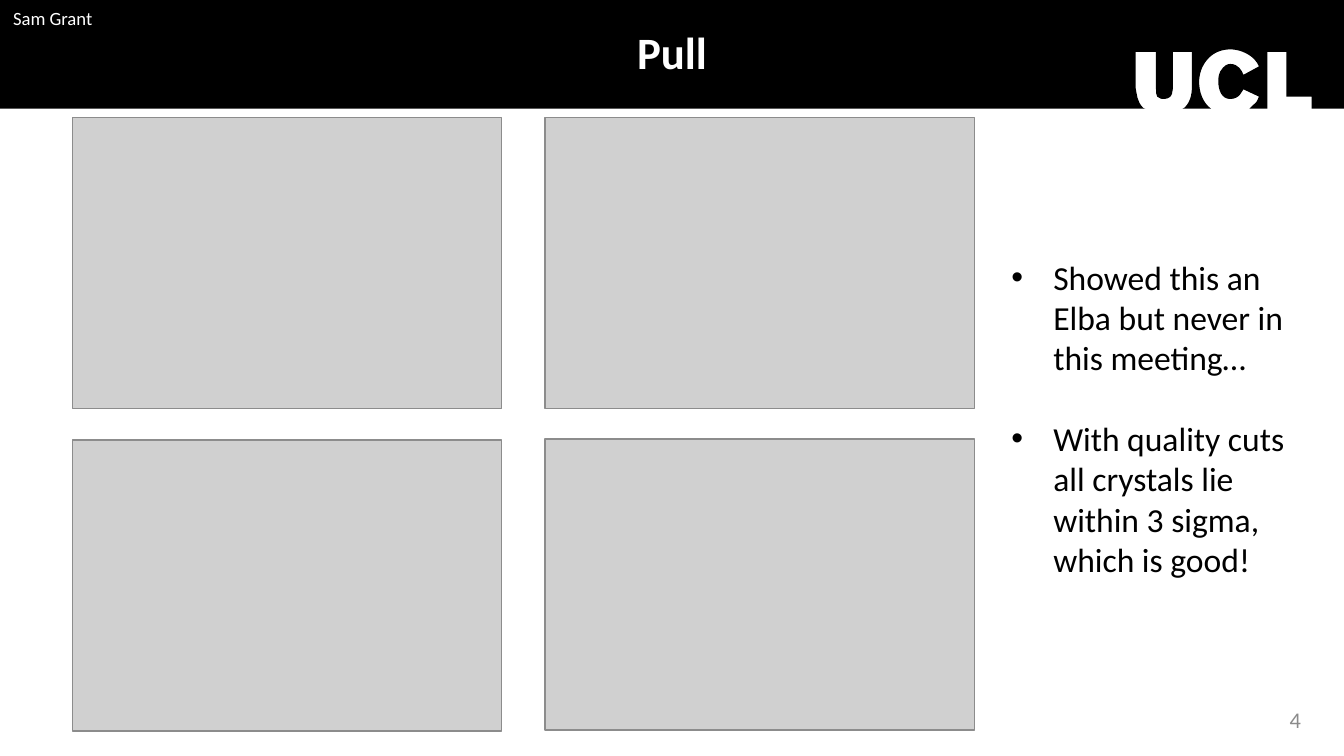
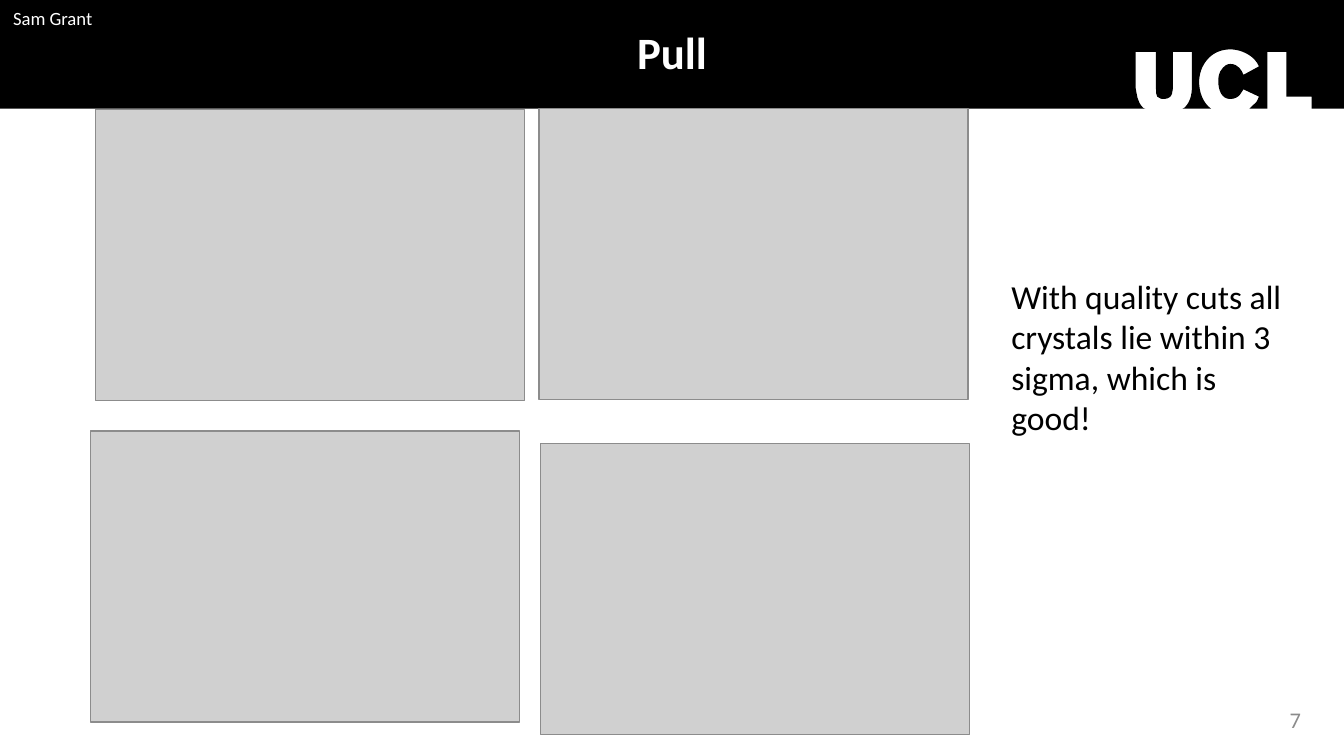
Before and after one commit to sam-grant/EpRatio, a slide deck: slide 8 of fluctuation.pptx (slide 5 before the commit). Drawn at 1344x756 pixels with LibreOffice and Linux fonts; fonts in the diff are those of the drawing; grey boxes stand for pictures; background and template pictures are left out. Boxes give left, top, right and bottom in pixels: in the first picture for what was removed or moved away, otherwise in the second. Text is boxed around its words. In the diff, an @@ line names an element or a change of style, - is before the commit and + after.

```diff
--- a/fluctuation.pptx
+++ b/fluctuation.pptx
@@ picture: place and size @@
-picture at (73, 118, 501, 410)
+picture at (95, 110, 524, 402)
@@ picture: place and size @@
-picture at (546, 118, 974, 410)
+picture at (539, 109, 968, 401)
@@ text "With quality cuts all crystals ...": place and size @@
-text "With quality cuts all crystals ..." at (1053, 266, 1284, 578)
+text "With quality cuts all crystals ..." at (1011, 285, 1281, 436)
@@ text "With quality cuts all crystals ..." at (1011, 285, 1281, 436): bullet • to none @@
@@ text at (1053, 266, 1283, 376): paragraph removed @@
-• Showed this an Elba but never in this meeting…
@@ picture: place and size @@
-picture at (73, 439, 501, 731)
+picture at (90, 431, 519, 723)
@@ picture: place and size @@
-picture at (546, 439, 974, 731)
+picture at (540, 444, 969, 735)
@@ page number at (1290, 713, 1301, 728): text changed @@
-4
+7
```
Also in this commit, not shown: 6 other slides changed, 5 slides added, 1 slide removed, 34 other files.
